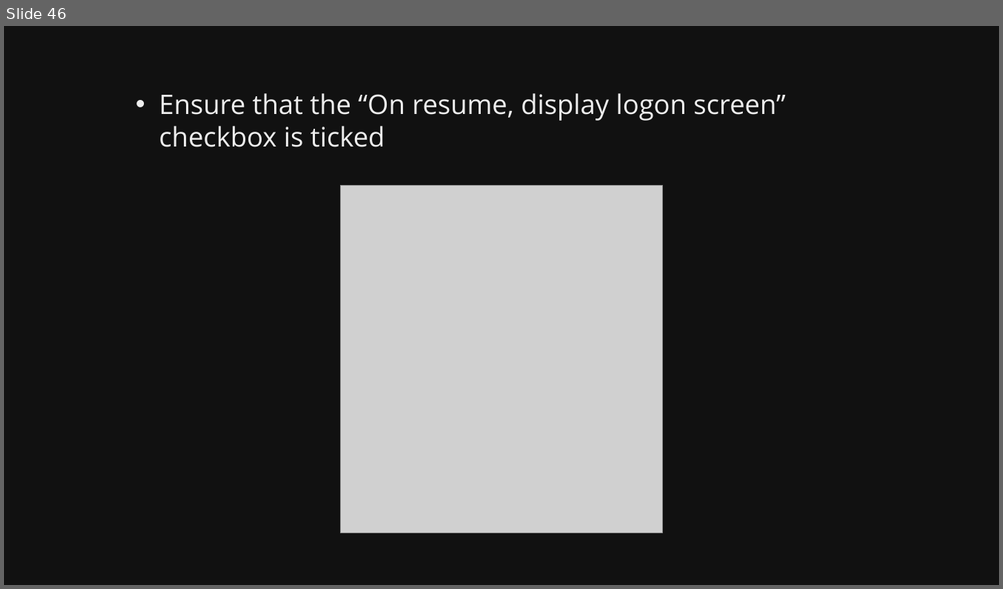
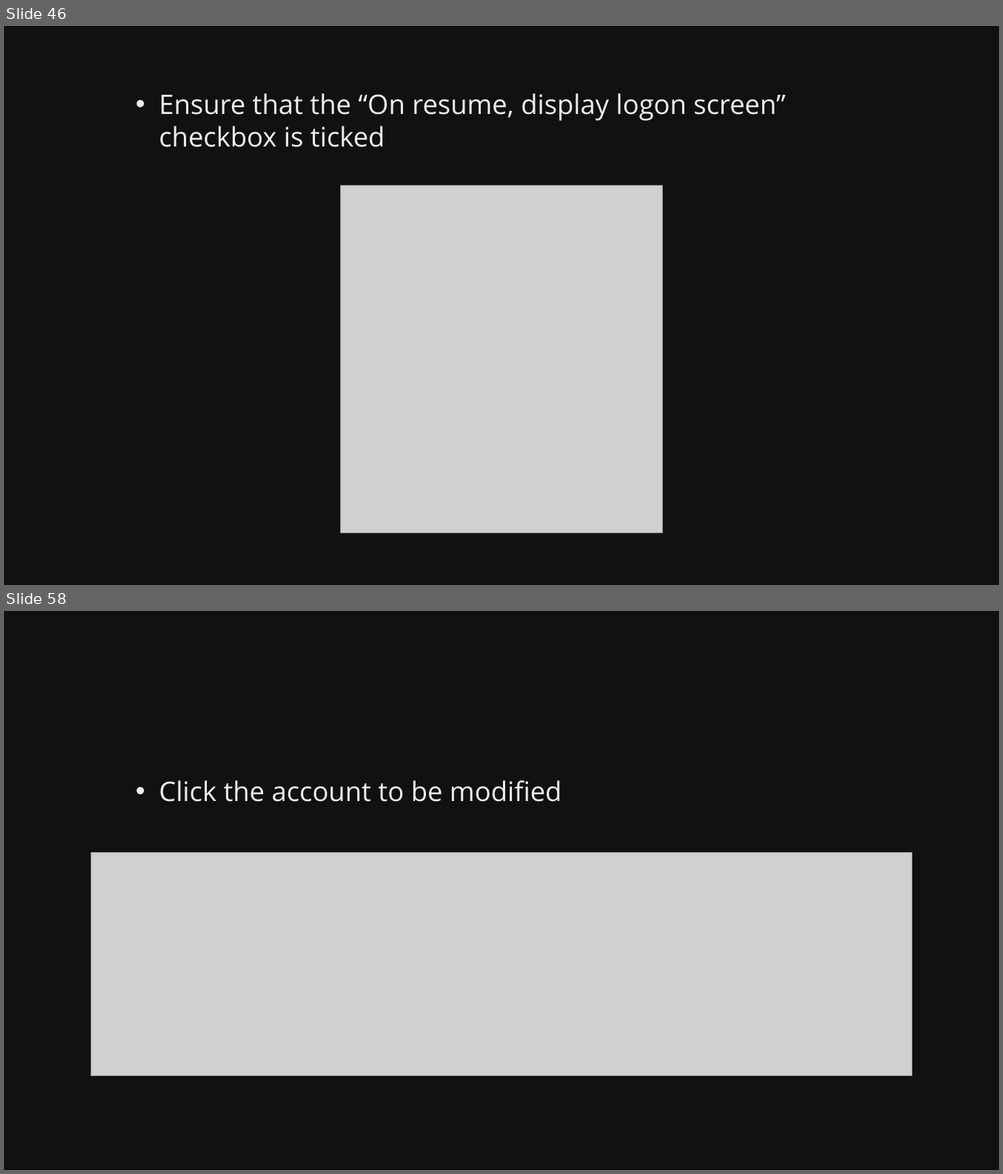
Before and after one commit to martymcflywa/ecu, a slide deck: year_1/sem_2/CSI1101_computer_security/0b_assignment_2_[22MAY15_0900]/dev/CSI1101_PONCE_A2_v01.pptx. Shown one above the other, each under a label of ours: slide 46 before the commit, slides 46 and 58 after it; the slides between them are not shown. The pictures are 1003x589 and 1003x1174 pixels, drawn with LibreOffice and Linux fonts; fonts in the diff are those of the drawing; grey boxes stand for pictures. Boxes give left, top, right and bottom in pixels: in the first picture for what was removed or moved away, otherwise in the second. Text is boxed around its words. In the diff, an @@ line names an element or a change of style, - is before the commit and + after.

```diff
--- a/year_1/sem_2/CSI1101_computer_security/0b_assignment_2_[22MAY15_0900]/dev/CSI1101_PONCE_A2_v01.pptx
+++ b/year_1/sem_2/CSI1101_computer_security/0b_assignment_2_[22MAY15_0900]/dev/CSI1101_PONCE_A2_v01.pptx
@@ slide 58 added at (x1=4, y1=611, x2=999, y2=1170), background #111111 @@
@@ text added at (x1=159, y1=780, x2=562, y2=802), 26 pt, text #EEEEEE @@
+• Click the account to be modified
@@ picture added at (x1=91, y1=853, x2=912, y2=1076) @@
```
Also in this commit, not shown: 3 slides changed, 11 other slides added, 6 other files.
